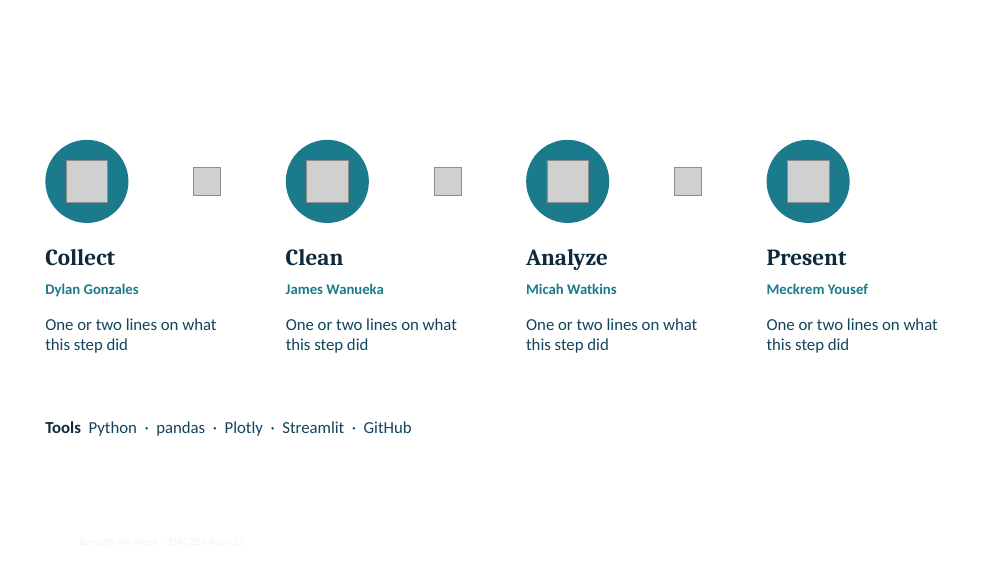
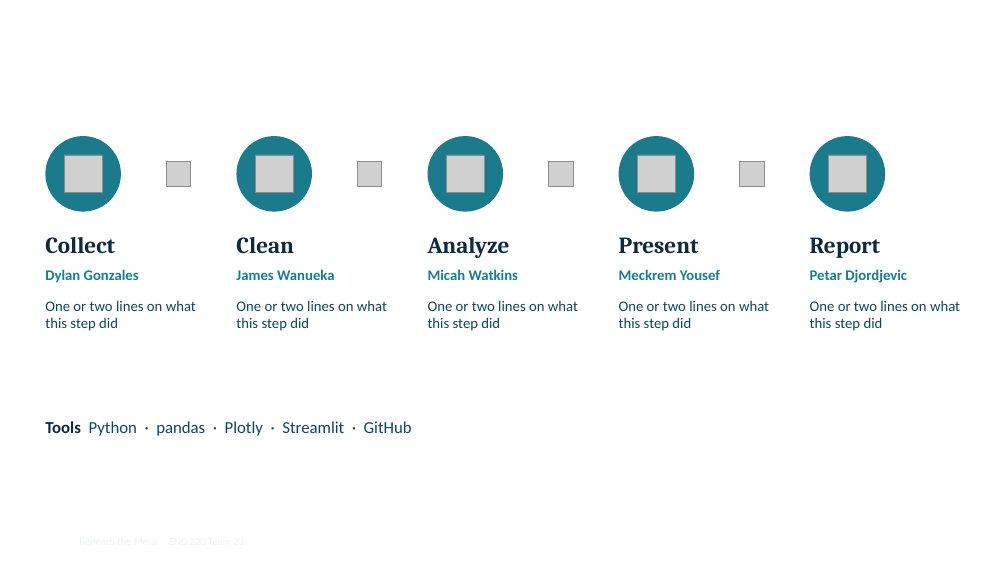
Before and after one commit to pdjordj11/eng_220_aquifer_project, a slide deck: slide 5 of docs/files/beneath_the_mesa_slides.pptx. Drawn at 1008x567 pixels with LibreOffice and Linux fonts; fonts in the diff are those of the drawing; grey boxes stand for pictures; background and template pictures are left out. Boxes give left, top, right and bottom in pixels: in the first picture for what was removed or moved away, otherwise in the second. Text is boxed around its words. In the diff, an @@ line names an element or a change of style, - is before the commit and + after.

Commit message:
Add Report stage and one slide per team member

```diff
--- a/docs/files/beneath_the_mesa_slides.pptx
+++ b/docs/files/beneath_the_mesa_slides.pptx
@@ ellipse: place and size @@
-ellipse at (45,140,129,223)
+ellipse at (45,136,121,212)
@@ ellipse: place and size @@
-ellipse at (286,140,369,223)
+ellipse at (237,136,312,212)
@@ ellipse added at (428,136,504,212), fill #1B7A8C @@
@@ ellipse: place and size @@
-ellipse at (526,140,609,223)
+ellipse at (619,136,694,212)
@@ ellipse: place and size @@
-ellipse at (767,140,850,223)
+ellipse at (810,136,885,212)
@@ picture: place and size @@
-picture at (67,160,108,202)
+picture at (64,155,102,193)
@@ picture: place and size @@
-picture at (194,168,221,195)
+picture at (166,162,191,186)
@@ picture: place and size @@
-picture at (306,160,348,202)
+picture at (256,155,293,193)
@@ picture: place and size @@
-picture at (434,168,461,195)
+picture at (358,162,382,186)
@@ picture: place and size @@
-picture at (547,160,589,202)
+picture at (447,155,485,193)
@@ picture added at (549,162,573,186) @@
@@ picture: place and size @@
-picture at (787,160,829,202)
+picture at (637,155,675,193)
@@ picture: place and size @@
-picture at (675,168,702,195)
+picture at (740,162,765,186)
@@ picture added at (829,155,867,193) @@
@@ text "Collect": place and size @@
-text "Collect" at (45,249,115,266)
+text "Collect" at (45,237,115,254)
@@ text "Clean": place and size @@
-text "Clean" at (286,249,344,266)
+text "Clean" at (236,237,294,254)
@@ text "Analyze": place and size @@
-text "Analyze" at (526,249,608,270)
+text "Analyze" at (428,237,510,258)
@@ text "Present": place and size @@
-text "Present" at (767,249,847,265)
+text "Present" at (619,237,699,253)
@@ text added at (810,237,880,258), 22 pt, text #0E2A3B, bold @@
+Report
@@ text "Dylan Gonzales": place and size @@
-text "Dylan Gonzales" at (45,283,139,297)
+text "Dylan Gonzales" at (45,269,139,283)
@@ text "James Wanueka": place and size @@
-text "James Wanueka" at (286,283,383,294)
+text "James Wanueka" at (236,269,334,280)
@@ text "Micah Watkins": place and size @@
-text "Micah Watkins" at (526,283,616,294)
+text "Micah Watkins" at (428,269,518,280)
@@ text "Meckrem Yousef": place and size @@
-text "Meckrem Yousef" at (767,283,868,294)
+text "Meckrem Yousef" at (619,269,720,280)
@@ text added at (810,269,907,283), 14 pt, text #1B7A8C, bold @@
+Petar Djordjevic
@@ text "One or two lines on ...": place and size @@
-text "One or two lines on ..." at (45,318,216,353)
+text "One or two lines on ..." at (45,300,196,331)
@@ text "One or two lines on ...": place and size @@
-text "One or two lines on ..." at (286,318,457,353)
+text "One or two lines on ..." at (236,300,387,331)
@@ size 16 to 14 pt in 4 elements at (45,300,196,331), (810,300,960,331), (236,300,387,331), (619,300,769,331) @@
@@ text "One or two lines on ...": place and size @@
-text "One or two lines on ..." at (526,318,697,353)
+text "One or two lines on ..." at (619,300,769,331)
@@ text "One or two lines on ...": place and size @@
-text "One or two lines on ..." at (767,318,938,353)
+text "One or two lines on ..." at (810,300,960,331)
@@ text added at (428,300,578,331), 14 pt, text #12455C @@
+One or two lines on what this step did
```
Also in this commit, not shown: 5 slides added, 2 other files.
